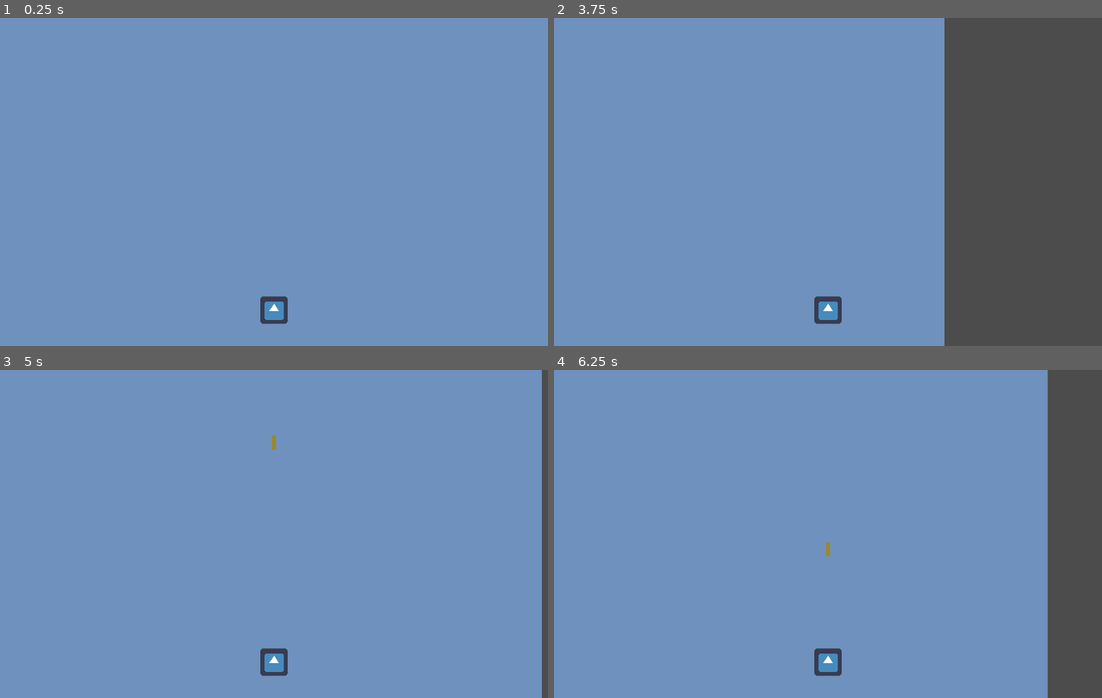
Above: before the commit, frames 1-4 (two rows, left to right).
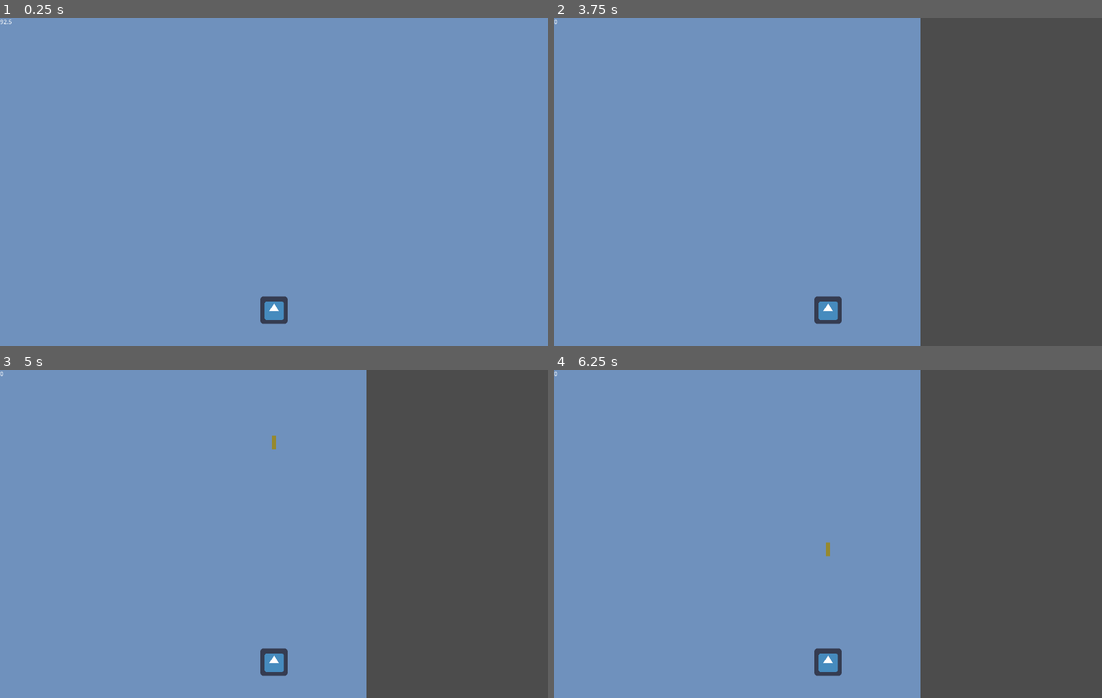
Above: after the commit, the same moments.

Repository: CyanideGourmet/River-Raid-Remake
Game: Godot game, scene res://scenes/Main.tscn
The game is run twice, just before and just after one commit, with the same random seed, the same clock (stepped at 60 frames per second) and the same inputs. The project has no main scene, so this scene is started directly. The engine's default icon, where the game draws it, is replaced by a stand-in: a white triangle on a blue panel in a dark square.
Inputs:
- Up to frame 1 (0.25 s): no input
- Up to frame 2 (3.75 s): hold Right (ui_right) 0.53-1.28 s; tap Space (ui_select) at 0.77, 1.52, 3.02 s; hold Down (ui_down) 1.28-2.03 s; hold Right (ui_right) 2.03-2.78 s; hold Up (ui_up) 2.78-3.53 s; hold Left (ui_left) from 3.53 s (still down)
- Up to frame 3 (5 s): keep holding Left (ui_left); tap Space (ui_select) at 3.77, 4.52 s
- Up to frame 4 (6.25 s): release Left (ui_left) at 5.03 s; hold Down (ui_down) 5.03-5.78 s; tap Enter at 5.75 s; hold Right (ui_right) from 5.78 s (still down); tap Space (ui_select) at 6.02 s

The runs differ from the first frame. In frame 1, less than 0.1% of the frame differs, in the area x 0-3%, y 0-2%; in frame 2, 4.4%; in frame 3, 32%, in the area x 0-99%, y 0-100%; in frame 4, 23%.

Commit message:
Basic fuel functionality
Dodane paliwo w postaci wartości w skrypcie gracza, z możliwością regulacji spadku poziomu paliwa.

Diff:
--- a/scenes/Player.tscn
+++ b/scenes/Player.tscn
@@ -8,9 +8,7 @@
 
 [node name="Player" type="KinematicBody2D"]
 script = ExtResource( 1 )
-__meta__ = {
-"_edit_group_": true
-}
+fuel_decrease_rate = 0.5
 
 [node name="Sprite" type="Sprite" parent="."]
 texture = ExtResource( 2 )
@@ -25,3 +23,10 @@
 drag_margin_top = 0.0
 drag_margin_right = 1.0
 drag_margin_bottom = 0.0
+
+[node name="Label" type="Label" parent="."]
+margin_left = -640.0
+margin_top = -681.0
+margin_right = -575.0
+margin_bottom = -649.0
+text = "100"
--- a/scripts/Player.gd
+++ b/scripts/Player.gd
@@ -5,13 +5,16 @@
 export var max_forward_speed = 800
 export var min_forward_speed = 150
 export var acceleration_speed = 20
+export var fuel_decrease_rate = 0.1
 
 var camera_pos
 var ammo = 1
 var Bullet = preload("res://scenes/Bullet.tscn")
+var fuel = 100
 
 func _ready():
 	camera_pos = $Camera.position
+	$Label.text = str(fuel)
 
 func get_input():
 	var velocity = Vector2()
@@ -31,6 +34,12 @@
 	return velocity
 
 func _physics_process(delta):
+	if fuel <= 0:
+		movement_speed = 0
+		forward_speed = 0
+		max_forward_speed = 0
+		min_forward_speed = 0
+		acceleration_speed = 0
 	var velocity = get_input() + Vector2(0, -1)
 	if velocity.length() > 0:
 		velocity = velocity.normalized()
@@ -38,6 +47,9 @@
 		velocity.y *= forward_speed
 	position += velocity * delta
 	position.x = clamp(position.x, camera_pos.x, camera_pos.x + 1280)
+	fuel -= fuel_decrease_rate
+	fuel = clamp(fuel, 0, 100)
+	$Label.text = str(fuel)
 
 func _on_bullet_freed():
 	ammo += 1
